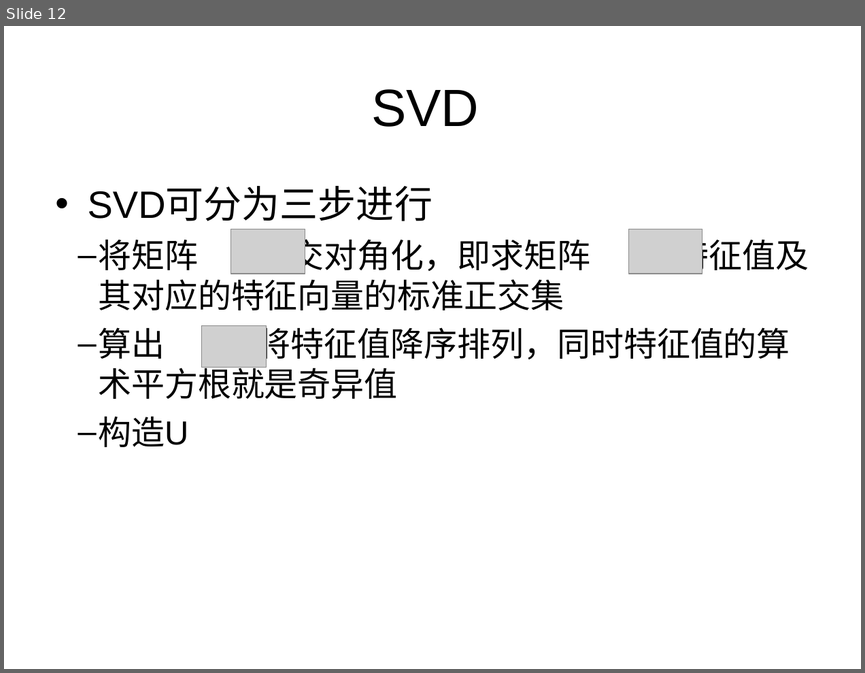
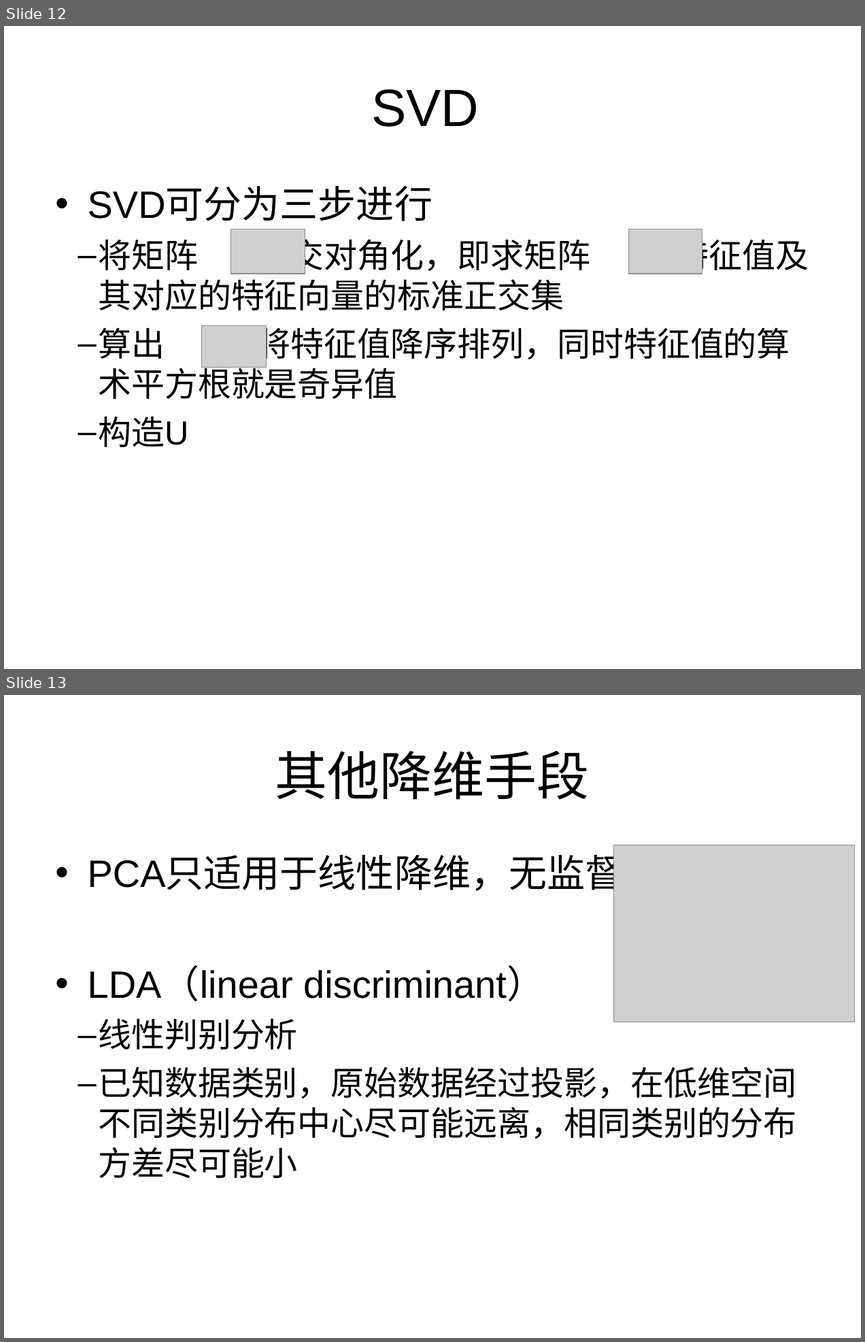
Before and after one commit to fengqiang111/evolution_plan, a slide deck: item_bank/SVD&PCA.ppt. Shown one above the other, each under a label of ours: slide 12 before the commit, slides 12 and 13 after it. The pictures are 865x673 and 865x1342 pixels, drawn with LibreOffice and Linux fonts; fonts in the diff are those of the drawing; grey boxes stand for pictures. Boxes give left, top, right and bottom in pixels: in the first picture for what was removed or moved away, otherwise in the second. Text is boxed around its words. In the diff, an @@ line names an element or a change of style, - is before the commit and + after.

```diff
--- a/item_bank/SVD&PCA.ppt
+++ b/item_bank/SVD&PCA.ppt
@@ slide 13 added at (4, 695, 861, 1338), background #FFFFFF @@
@@ title added at (275, 751, 589, 800), 44 pt, text #000000 @@
+其他降维手段
@@ text added at (88, 857, 797, 1178), 28 pt, text #000000 @@
+• PCA只适用于线性降维，无监督
+• LDA（linear discriminant）
+  – 线性判别分析
+  – 已知数据类别，原始数据经过投影，在低维空间不同类别分布中心尽可能远离，相同类别的分布方差尽可能小
@@ picture added at (613, 845, 854, 1022) @@
```
Also in this commit, not shown: 1 other file.
